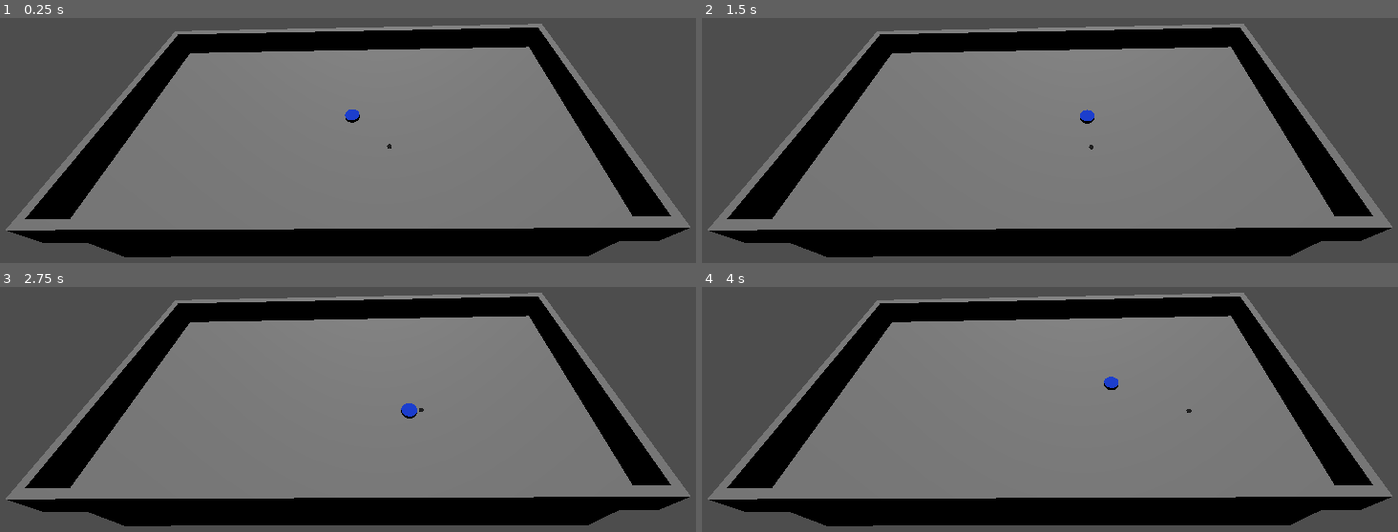
Above: before the commit, frames 1-4 (two rows, left to right).
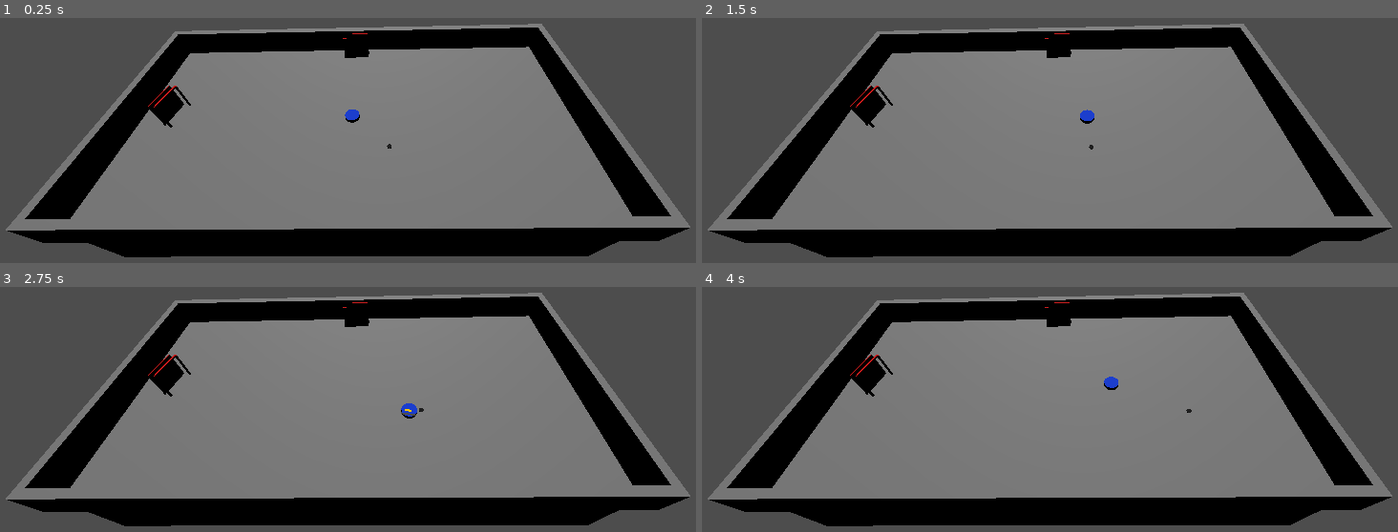
Above: after the commit, the same moments.

Repository: M-E-7/claude-hockey-game
Game: Godot game, scene res://root.tscn
The game is run twice, just before and just after one commit, with the same random seed, the same clock (stepped at 60 frames per second) and the same inputs.
Inputs:
- Up to frame 1 (0.25 s): no input
- Up to frame 2 (1.5 s): tap Enter (ui_accept) at 0.5, 0.77, 0.8, 1.07, 1.25, 1.35 s; hold Right (ui_right) 0.53-1.28 s; hold Space 0.53-1.28 s; hold Down (ui_down) from 1.28 s (still down)
- Up to frame 3 (2.75 s): tap Enter (ui_accept) at 1.52, 1.82, 2.3 s; tap Space at 1.55 s; release Down (ui_down) at 2.03 s; hold Right (ui_right) from 2.03 s (still down); hold Space from 2.03 s (still down)
- Up to frame 4 (4 s): release Right (ui_right) at 2.78 s; release Space at 2.78 s; hold Up (ui_up) 2.78-3.53 s; tap Space at 2.85 s; tap Enter (ui_accept) at 3.02, 3.32 s; hold Left (ui_left) from 3.53 s (still down); hold Enter (ui_accept) from 3.53 s (still down)

The runs differ from the first frame. In frame 1, 0.6% of the frame differs, in the area x 21-54%, y 6-45%; in frame 2, 0.6%; in frame 3, 0.6%, in the area x 21-60%, y 6-53%; in frame 4, 0.6%.

Commit message:
Added barely working goalpost

Diff:
--- a/claude-hockey-game/root.tscn
+++ b/claude-hockey-game/root.tscn
@@ -1,8 +1,10 @@
-[gd_scene load_steps=4 format=3 uid="uid://cs3k7spxfljjb"]
+[gd_scene load_steps=6 format=3 uid="uid://cs3k7spxfljjb"]
 
 [ext_resource type="PackedScene" uid="uid://cydbya0ua8byt" path="res://scenes/entities/basic_level/basic_level.tscn" id="1_pq8q7"]
 [ext_resource type="PackedScene" uid="uid://cq3y222kuhhgt" path="res://scenes/entities/player/PlayerCharacter.tscn" id="2_pyidc"]
-[ext_resource type="PackedScene" uid="uid://dgojdbda1rngi" path="res://scenes/entities/puck/puck.tscn" id="3_puck"]
+[ext_resource type="PackedScene" uid="uid://dgojdbda1rngi" path="res://scenes/entities/puck/Puck.tscn" id="3_puck"]
+[ext_resource type="PackedScene" uid="uid://bk3y8spxfljjc" path="res://scenes/entities/goalpost/goalpost.tscn" id="4_goalpost"]
+[ext_resource type="Script" uid="uid://djn4o07ekuhee" path="res://scripts/game_manager.gd" id="5_game_manager"]
 
 [node name="Root" type="Node3D"]
 
@@ -20,3 +22,14 @@
 
 [node name="Puck" parent="." instance=ExtResource("3_puck")]
 transform = Transform3D(1, 0, 0, 0, 1, 0, 0, 0, 1, 5, 0.5, 5)
+
+[node name="GoalpostA" parent="." instance=ExtResource("4_goalpost")]
+transform = Transform3D(-1, 0, 8.74228e-08, 0, 1, 0, -8.74228e-08, 0, -1, 0, 0, -14)
+script = null
+
+[node name="GoalpostB" parent="." instance=ExtResource("4_goalpost")]
+transform = Transform3D(0.207519, 0, 0.978231, 0, 1, 0, -0.978231, 0, 0.207519, -24.6874, 0, -0.643003)
+script = null
+
+[node name="GameManager" type="Node" parent="."]
+script = ExtResource("5_game_manager")
--- /dev/null
+++ b/claude-hockey-game/scenes/entities/goalpost/goalpost.gd
@@ -0,0 +1,91 @@
+extends Node3D
+
+# Goal configuration
+@export var team_name: String = "Team A"
+@export var goal_value: int = 1
+
+# Goal area detection
+var goal_area: Area3D
+var has_scored: bool = false
+var score_cooldown: float = 2.0  # Prevent multiple scores in quick succession
+var cooldown_timer: float = 0.0
+
+# Signals for scoring
+signal goal_scored(team_name: String, points: int)
+
+func _ready():
+	# Get the goal area
+	goal_area = $GoalArea
+
+	# Connect the area signals
+	goal_area.body_entered.connect(_on_goal_area_entered)
+	goal_area.body_exited.connect(_on_goal_area_exited)
+
+	print("Goalpost for ", team_name, " initialized")
+
+func _process(delta):
+	# Handle score cooldown
+	if cooldown_timer > 0.0:
+		cooldown_timer -= delta
+		if cooldown_timer <= 0.0:
+			has_scored = false
+
+func _on_goal_area_entered(body):
+	# Check if it's the puck entering the goal
+	if body.name == "Puck" and not has_scored and cooldown_timer <= 0.0:
+		score_goal()
+
+func _on_goal_area_exited(body):
+	# Optional: Handle puck leaving goal area
+	pass
+
+func score_goal():
+	if has_scored:
+		return
+
+	has_scored = true
+	cooldown_timer = score_cooldown
+
+	print("GOAL! ", team_name, " scored ", goal_value, " point(s)!")
+
+	# Emit signal for game manager to handle
+	goal_scored.emit(team_name, goal_value)
+
+	# Visual feedback - make the goal flash
+	flash_goal()
+
+func flash_goal():
+	# Create a tween for visual feedback
+	var tween = create_tween()
+
+	# Get all mesh instances for flashing effect
+	var meshes = []
+	meshes.append($LeftPost/MeshInstance3D)
+	meshes.append($RightPost/MeshInstance3D)
+	meshes.append($Crossbar/MeshInstance3D)
+	meshes.append($Net)
+
+	# Flash effect
+	for i in range(3):  # Flash 3 times
+		# Make bright
+		tween.parallel().tween_method(_set_goal_brightness, 1.0, 2.0, 0.2)
+		tween.parallel().tween_delay(0.2)
+		# Return to normal
+		tween.parallel().tween_method(_set_goal_brightness, 2.0, 1.0, 0.2)
+		tween.parallel().tween_delay(0.4)
+
+func _set_goal_brightness(brightness: float):
+	# Change material brightness for flash effect
+	var meshes = [$LeftPost/MeshInstance3D, $RightPost/MeshInstance3D, $Crossbar/MeshInstance3D, $Net]
+
+	for mesh_instance in meshes:
+		var material = mesh_instance.get_surface_override_material(0)
+		if not material:
+			material = mesh_instance.mesh.surface_get_material(0)
+			if material:
+				material = material.duplicate()
+				mesh_instance.set_surface_override_material(0, material)
+
+		if material and material is StandardMaterial3D:
+			var base_color = Color(1, 0, 0, 1)  # Red color
+			material.albedo_color = base_color * brightness
--- /dev/null
+++ b/claude-hockey-game/scenes/entities/goalpost/goalpost.tscn
@@ -0,0 +1,65 @@
+[gd_scene load_steps=8 format=3 uid="uid://bk3y8spxfljjc"]
+
+[ext_resource type="Script" uid="uid://ck5y9tqxgmkjd" path="res://scenes/entities/goalpost/goalpost.gd" id="1_goalpost"]
+
+[sub_resource type="StandardMaterial3D" id="StandardMaterial3D_post"]
+albedo_color = Color(1, 0, 0, 1)
+
+[sub_resource type="BoxMesh" id="BoxMesh_left_post"]
+material = SubResource("StandardMaterial3D_post")
+size = Vector3(0.2, 4, 0.2)
+
+[sub_resource type="BoxMesh" id="BoxMesh_right_post"]
+material = SubResource("StandardMaterial3D_post")
+size = Vector3(0.2, 4, 0.2)
+
+[sub_resource type="BoxMesh" id="BoxMesh_crossbar"]
+material = SubResource("StandardMaterial3D_post")
+size = Vector3(4, 0.2, 0.2)
+
+[sub_resource type="BoxMesh" id="BoxMesh_net"]
+material = SubResource("StandardMaterial3D_post")
+size = Vector3(4, 4, 0.1)
+
+[sub_resource type="BoxShape3D" id="BoxShape3D_goal_area"]
+size = Vector3(4, 4, 2)
+
+[node name="Goalpost" type="Node3D"]
+script = ExtResource("1_goalpost")
+
+[node name="LeftPost" type="StaticBody3D" parent="."]
+transform = Transform3D(1, 0, 0, 0, 1, 0, 0, 0, 1, -2, 2, 0)
+
+[node name="MeshInstance3D" type="MeshInstance3D" parent="LeftPost"]
+mesh = SubResource("BoxMesh_left_post")
+
+[node name="CollisionShape3D" type="CollisionShape3D" parent="LeftPost"]
+shape = SubResource("BoxShape3D_goal_area")
+
+[node name="RightPost" type="StaticBody3D" parent="."]
+transform = Transform3D(1, 0, 0, 0, 1, 0, 0, 0, 1, 2, 2, 0)
+
+[node name="MeshInstance3D" type="MeshInstance3D" parent="RightPost"]
+mesh = SubResource("BoxMesh_right_post")
+
+[node name="CollisionShape3D" type="CollisionShape3D" parent="RightPost"]
+shape = SubResource("BoxShape3D_goal_area")
+
+[node name="Crossbar" type="StaticBody3D" parent="."]
+transform = Transform3D(1, 0, 0, 0, 1, 0, 0, 0, 1, 0, 4, 0)
+
+[node name="MeshInstance3D" type="MeshInstance3D" parent="Crossbar"]
+mesh = SubResource("BoxMesh_crossbar")
+
+[node name="CollisionShape3D" type="CollisionShape3D" parent="Crossbar"]
+shape = SubResource("BoxShape3D_goal_area")
+
+[node name="Net" type="MeshInstance3D" parent="."]
+transform = Transform3D(1, 0, 0, 0, 1, 0, 0, 0, 1, 0, 2, -1)
+mesh = SubResource("BoxMesh_net")
+
+[node name="GoalArea" type="Area3D" parent="."]
+transform = Transform3D(1, 0, 0, 0, 1, 0, 0, 0, 1, 0, 2, -0.5)
+
+[node name="GoalCollision" type="CollisionShape3D" parent="GoalArea"]
+shape = SubResource("BoxShape3D_goal_area")
--- a/claude-hockey-game/scenes/entities/player/player_character.gd
+++ b/claude-hockey-game/scenes/entities/player/player_character.gd
@@ -24,18 +24,19 @@
 # Shot charging
 var is_charging_shot: bool = false
 var current_charge: float = 0.0
-var power_bar: ProgressBar = null
+var power_bar_3d: MeshInstance3D = null
+var power_bar_background: MeshInstance3D = null
 
 # Pickup cooldown
-var pickup_cooldown_time: float = 0.5  # Seconds before can pickup again
+var pickup_cooldown_time: float = 1.0  # Seconds before can pickup again
 var pickup_cooldown_timer: float = 0.0
 
 func _ready():
 	# Initialize momentum
 	momentum_velocity = Vector3.ZERO
 
-	# Create power bar UI
-	create_power_bar()
+	# Create 3D power bar
+	create_3d_power_bar()
 
 func _physics_process(delta):
 	handle_input()
@@ -44,6 +45,7 @@
 	apply_rotation(delta)
 	apply_friction(delta)
 	update_pickup_cooldown(delta)
+	update_power_bar_rotation()
 	move_and_slide()
 
 func handle_input():
@@ -165,48 +167,73 @@
 	print("Player shot the puck!")
 
 # Shot charging system
-func create_power_bar():
-	# Create a CanvasLayer for UI that follows the player
-	var canvas_layer = CanvasLayer.new()
-	canvas_layer.layer = 100
-	get_tree().current_scene.add_child(canvas_layer)
-
-	# Create power bar container
-	var power_container = Control.new()
-	power_container.set_anchors_and_offsets_preset(Control.PRESET_CENTER)
-	power_container.size = Vector2(100, 20)
-	canvas_layer.add_child(power_container)
-
-	# Create the actual progress bar
-	power_bar = ProgressBar.new()
-	power_bar.size = Vector2(100, 10)
-	power_bar.min_value = 0.0
-	power_bar.max_value = max_shoot_force
-	power_bar.value = 0.0
-	power_bar.visible = false
-
-	# Style the power bar
-	var style_bg = StyleBoxFlat.new()
-	style_bg.bg_color = Color(0.2, 0.2, 0.2, 0.8)
-	style_bg.border_width_left = 1
-	style_bg.border_width_right = 1
-	style_bg.border_width_top = 1
-	style_bg.border_width_bottom = 1
-	style_bg.border_color = Color.WHITE
-
-	var style_fg = StyleBoxFlat.new()
-	style_fg.bg_color = Color(1.0, 0.3, 0.3, 0.9)  # Red color for power
-
-	power_bar.add_theme_stylebox_override("background", style_bg)
-	power_bar.add_theme_stylebox_override("fill", style_fg)
-
-	power_container.add_child(power_bar)
+func create_3d_power_bar():
+	# Create background bar
+	power_bar_background = MeshInstance3D.new()
+	var bg_mesh = BoxMesh.new()
+	bg_mesh.size = Vector3(2.0, 0.2, 0.1)  # Width, Height, Depth
+	power_bar_background.mesh = bg_mesh
+
+	# Background material (dark)
+	var bg_material = StandardMaterial3D.new()
+	bg_material.albedo_color = Color(0.3, 0.3, 0.3, 1.0)
+	bg_material.flags_unshaded = true
+	bg_material.no_depth_test = true
+	bg_material.flags_transparent = false
+	power_bar_background.material_override = bg_material
+
+	# Position below player
+	power_bar_background.position = Vector3(0, -0.8, 0)
+	add_child(power_bar_background)
+
+	# Create foreground bar (the actual power indicator)
+	power_bar_3d = MeshInstance3D.new()
+	var fg_mesh = BoxMesh.new()
+	fg_mesh.size = Vector3(0.1, 0.25, 0.12)  # Start very thin, slightly taller than background
+	power_bar_3d.mesh = fg_mesh
+
+	# Foreground material (starts red)
+	var fg_material = StandardMaterial3D.new()
+	fg_material.albedo_color = Color(1.0, 0.0, 0.0, 1.0)  # Red
+	fg_material.flags_unshaded = true
+	fg_material.no_depth_test = true
+	fg_material.flags_transparent = false
+	power_bar_3d.material_override = fg_material
+
+	# Position aligned with background, slightly forward and higher
+	power_bar_3d.position = Vector3(-0.95, -0.8, 0.01)  # Start at left edge
+	add_child(power_bar_3d)
+
+	# Start both as invisible
+	power_bar_background.visible = false
+	power_bar_3d.visible = false
+
+	print("Created 3D power bar")
 
 func start_charging_shot():
 	is_charging_shot = true
 	current_charge = 0.0
-	if power_bar:
-		power_bar.visible = true
+	print("Starting charge shot - making bars visible")
+
+	if power_bar_3d and power_bar_background:
+		power_bar_3d.visible = true
+		power_bar_background.visible = true
+		print("Bars should now be visible")
+
+		# Reset bar to minimum size and red color
+		var fg_mesh = power_bar_3d.mesh as BoxMesh
+		if fg_mesh:
+			fg_mesh.size = Vector3(0.1, 0.25, 0.12)
+			power_bar_3d.position.x = -0.95
+			print("Reset bar size and position")
+
+		var material = power_bar_3d.material_override as StandardMaterial3D
+		if material:
+			material.albedo_color = Color(1.0, 0.0, 0.0, 1.0)
+			print("Set bar color to red")
+	else:
+		print("ERROR: Power bars not found!")
+
 	print("Started charging shot!")
 
 func charge_shot():
@@ -217,18 +244,35 @@
 	current_charge += charge_rate * get_physics_process_delta_time()
 	current_charge = min(current_charge, max_shoot_force)
 
-	# Update power bar
-	if power_bar:
-		power_bar.value = current_charge
-		# Change color based on charge level
+	# Update 3D power bar
+	if power_bar_3d:
 		var charge_ratio = current_charge / max_shoot_force
-		var color = Color.RED.lerp(Color.YELLOW, charge_ratio * 0.5)
-		if charge_ratio > 0.8:
-			color = Color.YELLOW.lerp(Color.GREEN, (charge_ratio - 0.8) / 0.2)
-
-		var style_fg = power_bar.get_theme_stylebox("fill")
-		if style_fg is StyleBoxFlat:
-			style_fg.bg_color = color
+
+		# Update bar width (scale from 0.1 to 2.0)
+		var bar_width = 0.1 + (charge_ratio * 1.9)
+		var fg_mesh = power_bar_3d.mesh as BoxMesh
+		if fg_mesh:
+			fg_mesh.size.x = bar_width
+
+		# Update bar position (keep left edge aligned)
+		power_bar_3d.position.x = -0.95 + (bar_width - 0.1) / 2.0
+
+		# Update color (red to yellow to green)
+		var color = Color.RED
+		if charge_ratio <= 0.5:
+			# Red to Yellow (0.0 to 0.5)
+			color = Color.RED.lerp(Color.YELLOW, charge_ratio * 2.0)
+		else:
+			# Yellow to Green (0.5 to 1.0)
+			color = Color.YELLOW.lerp(Color.GREEN, (charge_ratio - 0.5) * 2.0)
+
+		var material = power_bar_3d.material_override as StandardMaterial3D
+		if material:
+			material.albedo_color = color
+
+		# Debug output every so often
+		if int(current_charge * 10) % 5 == 0:
+			print("Charge: ", current_charge, " Ratio: ", charge_ratio, " Width: ", bar_width)
 
 func shoot_charged_puck():
 	if not has_puck or not held_puck or not is_charging_shot:
@@ -260,5 +304,15 @@
 func stop_charging_shot():
 	is_charging_shot = false
 	current_charge = 0.0
-	if power_bar:
-		power_bar.visible = false
+	if power_bar_3d and power_bar_background:
+		power_bar_3d.visible = false
+		power_bar_background.visible = false
+
+func update_power_bar_rotation():
+	if power_bar_background and power_bar_3d:
+		var camera = get_viewport().get_camera_3d()
+		print(camera)
+		if camera:
+			var look_direction = (camera.global_position - global_position).normalized()
+			power_bar_background.look_at(global_position + look_direction, Vector3.UP)
+			power_bar_3d.look_at(global_position + look_direction, Vector3.UP)
--- /dev/null
+++ b/claude-hockey-game/scripts/game_manager.gd
@@ -0,0 +1,126 @@
+extends Node
+
+# Score tracking
+var team_scores = {}
+var game_time: float = 0.0
+var is_game_active: bool = true
+
+# UI elements
+var score_label: Label
+var time_label: Label
+
+# Signals
+signal game_ended(winning_team: String, final_scores: Dictionary)
+
+func _ready():
+	# Initialize scores
+	team_scores["Team A"] = 0
+	team_scores["Team B"] = 0
+
+	# Create UI
+	create_score_ui()
+
+	# Connect to all goalposts in the scene
+	connect_to_goalposts()
+
+func _process(delta):
+	if is_game_active:
+		game_time += delta
+		update_time_display()
+
+func create_score_ui():
+	# Create CanvasLayer for UI
+	var canvas_layer = CanvasLayer.new()
+	canvas_layer.layer = 100
+	get_tree().current_scene.add_child(canvas_layer)
+
+	# Create score container
+	var score_container = VBoxContainer.new()
+	score_container.set_anchors_and_offsets_preset(Control.PRESET_TOP_LEFT)
+	score_container.position = Vector2(20, 20)
+	canvas_layer.add_child(score_container)
+
+	# Create score label
+	score_label = Label.new()
+	score_label.text = "Team A: 0 - Team B: 0"
+	score_label.add_theme_font_size_override("font_size", 24)
+	score_container.add_child(score_label)
+
+	# Create time label
+	time_label = Label.new()
+	time_label.text = "Time: 0:00"
+	time_label.add_theme_font_size_override("font_size", 18)
+	score_container.add_child(time_label)
+
+func connect_to_goalposts():
+	# Find all goalpost nodes and connect their signals
+	var goalposts = get_tree().get_nodes_in_group("goalposts")
+
+	for goalpost in goalposts:
+		if goalpost.has_signal("goal_scored"):
+			goalpost.goal_scored.connect(_on_goal_scored)
+
+func _on_goal_scored(team_name: String, points: int):
+	# Update score
+	if team_name in team_scores:
+		team_scores[team_name] += points
+		print("Score updated: ", team_name, " now has ", team_scores[team_name], " points")
+
+		# Update UI
+		update_score_display()
+
+		# Check for win condition (optional)
+		check_win_condition()
+	else:
+		print("Unknown team scored: ", team_name)
+
+func update_score_display():
+	if score_label:
+		score_label.text = "Team A: %d - Team B: %d" % [team_scores.get("Team A", 0), team_scores.get("Team B", 0)]
+
+func update_time_display():
+	if time_label:
+		var minutes = int(game_time) / 60
+		var seconds = int(game_time) % 60
+		time_label.text = "Time: %d:%02d" % [minutes, seconds]
+
+func check_win_condition():
+	# Optional: End game when a team reaches a certain score
+	var win_score = 5  # First to 5 goals wins
+
+	for team in team_scores:
+		if team_scores[team] >= win_score:
+			end_game(team)
+			break
+
+func end_game(winning_team: String):
+	is_game_active = false
+	print("Game Over! ", winning_team, " wins!")
+
+	# Emit game end signal
+	game_ended.emit(winning_team, team_scores)
+
+	# Show game over message
+	show_game_over_message(winning_team)
+
+func show_game_over_message(winning_team: String):
+	# Create game over popup
+	var popup = AcceptDialog.new()
+	popup.title = "Game Over!"
+	popup.dialog_text = "%s wins!\nFinal Score: Team A: %d - Team B: %d" % [winning_team, team_scores["Team A"], team_scores["Team B"]]
+	get_tree().current_scene.add_child(popup)
+	popup.popup_centered()
+
+func reset_game():
+	# Reset scores and time
+	for team in team_scores:
+		team_scores[team] = 0
+
+	game_time = 0.0
+	is_game_active = true
+
+	# Update displays
+	update_score_display()
+	update_time_display()
+
+	print("Game reset!")
Not shown, added: claude-hockey-game/scenes/entities/goalpost/goalpost.gd.uid
Not shown, added: claude-hockey-game/scripts/game_manager.gd.uid
